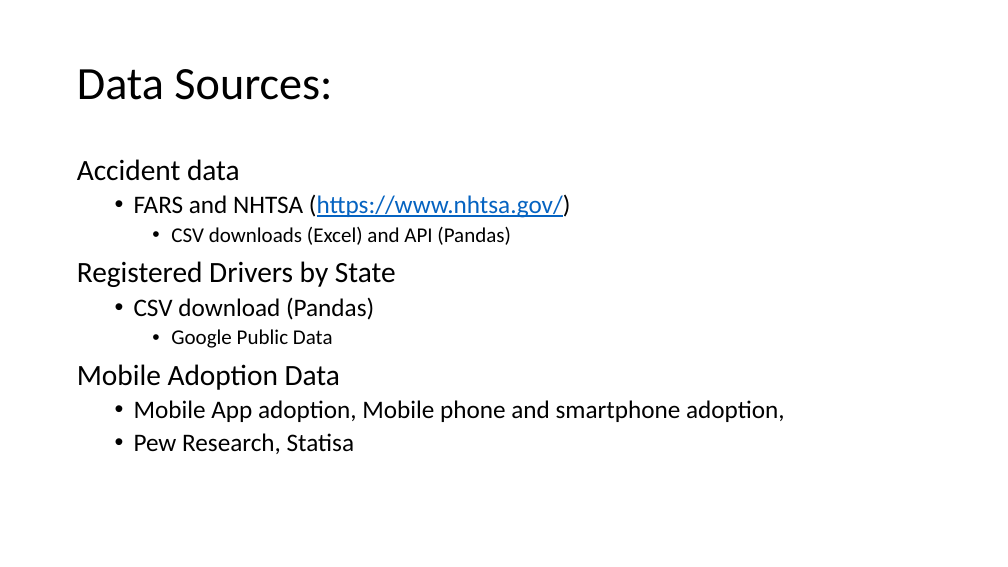
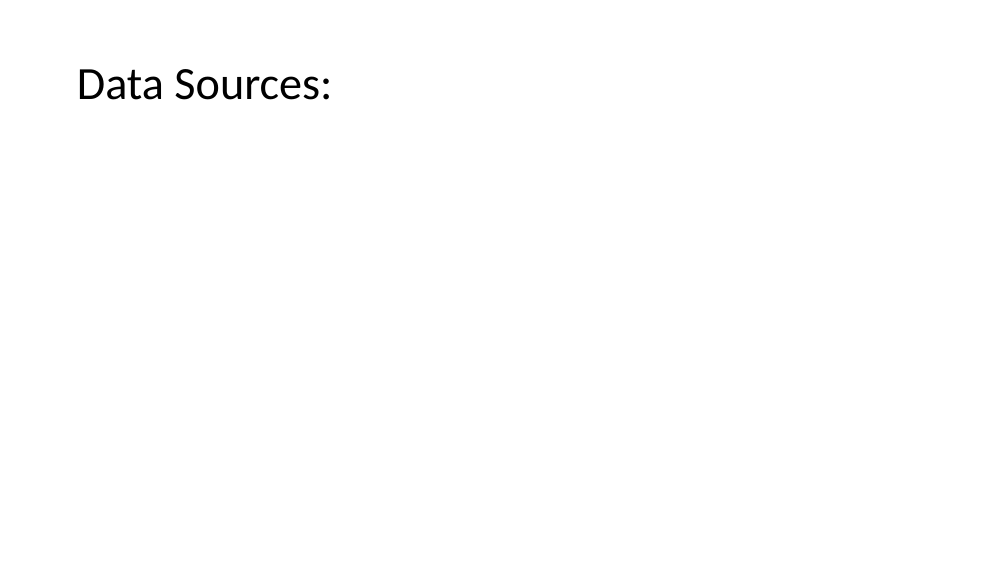
Before and after one commit to zelson71/project1-challenge, a slide deck: slide 5 of Historical Traffic Crash Data in Relation to the.pptx. Drawn at 1008x567 pixels with LibreOffice and Linux fonts; fonts in the diff are those of the drawing. Boxes give left, top, right and bottom in pixels: in the first picture for what was removed or moved away, otherwise in the second. Text is boxed around its words. In the diff, an @@ line names an element or a change of style, - is before the commit and + after.

```diff
--- a/Historical Traffic Crash Data in Relation to the.pptx
+++ b/Historical Traffic Crash Data in Relation to the.pptx
@@ text removed at (x1=77, y1=159, x2=785, y2=454) @@
-Accident data
-  • FARS and NHTSA (https://www.nhtsa.gov/)
-    • CSV downloads (Excel) and API (Pandas)
-Registered Drivers by State
-  • CSV download (Pandas)
-    • Google Public Data
-Mobile Adoption Data
-  • Mobile App adoption, Mobile phone and smartphone adoption,
-  • Pew Research, Statisa
```
Also in this commit, not shown: 4 other slides changed.
